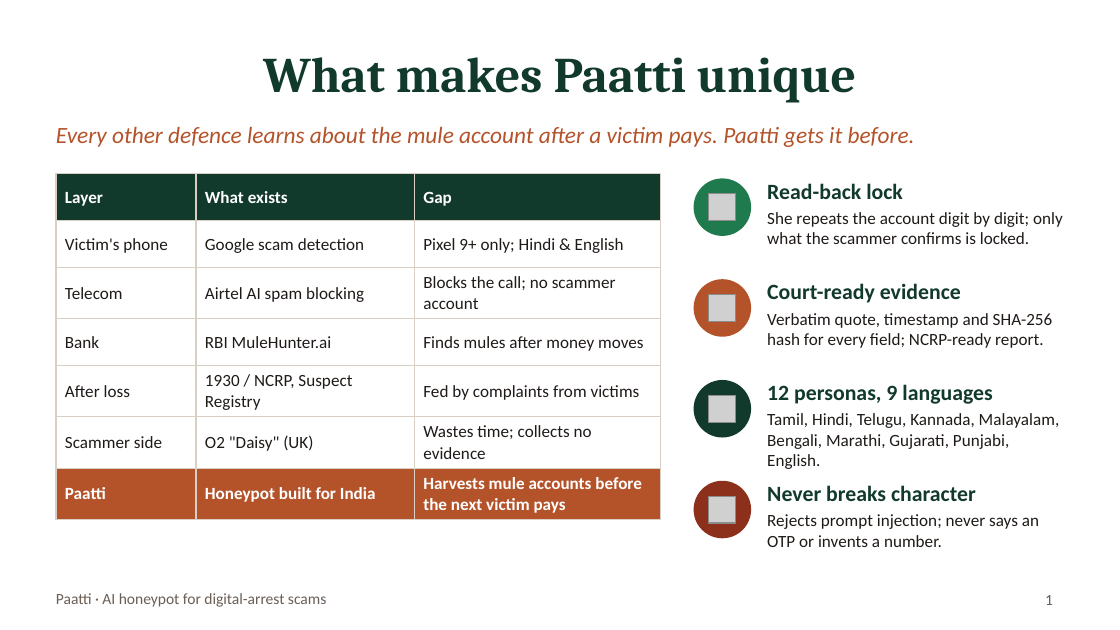
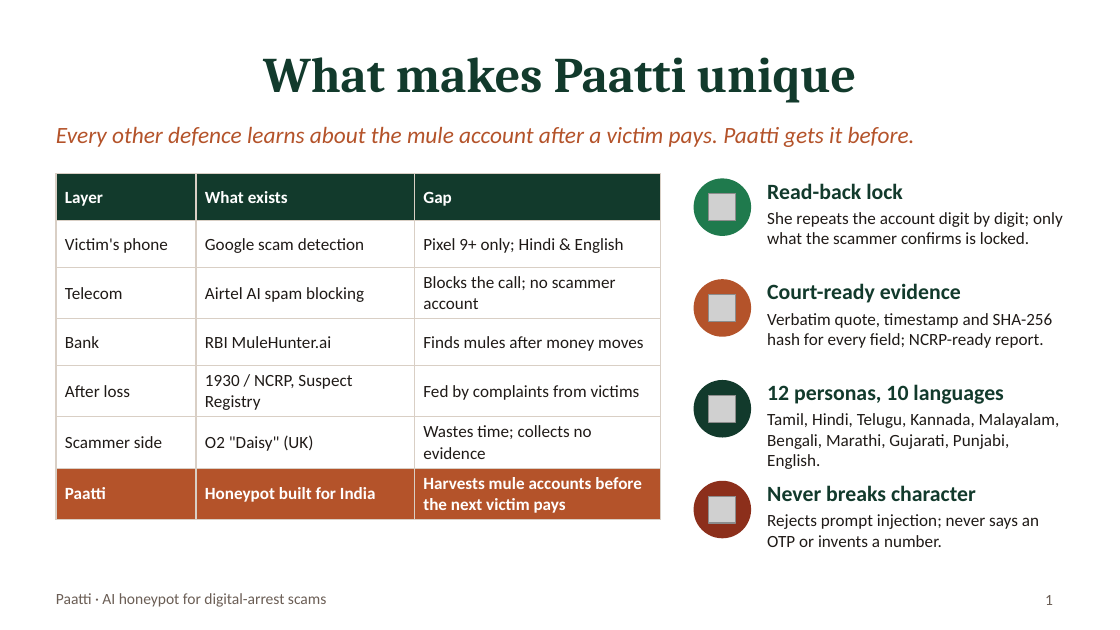
Before and after one commit to Rayaanarora/Paatti, a slide deck: slide 1 of docs/Paatti_3_Slides_Uniqueness_Future_Market.pptx. Drawn at 1120x630 pixels with LibreOffice and Linux fonts; fonts in the diff are those of the drawing; grey boxes stand for pictures. Boxes give left, top, right and bottom in pixels: in the first picture for what was removed or moved away, otherwise in the second. Text is boxed around its words. In the diff, an @@ line names an element or a change of style, - is before the commit and + after.

```diff
--- a/docs/Paatti_3_Slides_Uniqueness_Future_Market.pptx
+++ b/docs/Paatti_3_Slides_Uniqueness_Future_Market.pptx
@@ text at <box>767,384,1003,404</box>: text changed @@
-12 personas, 9 languages
+12 personas, 10 languages
```
